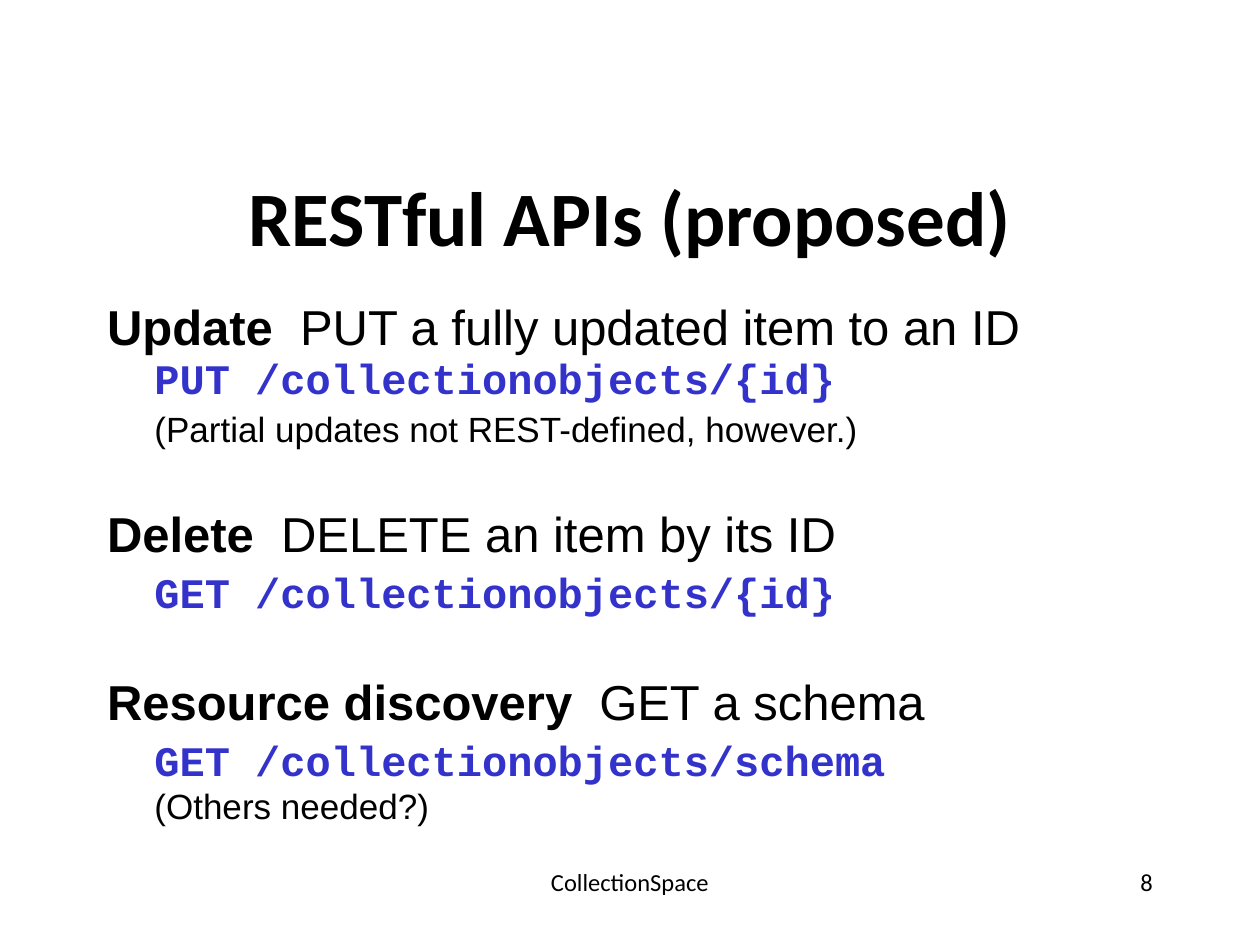
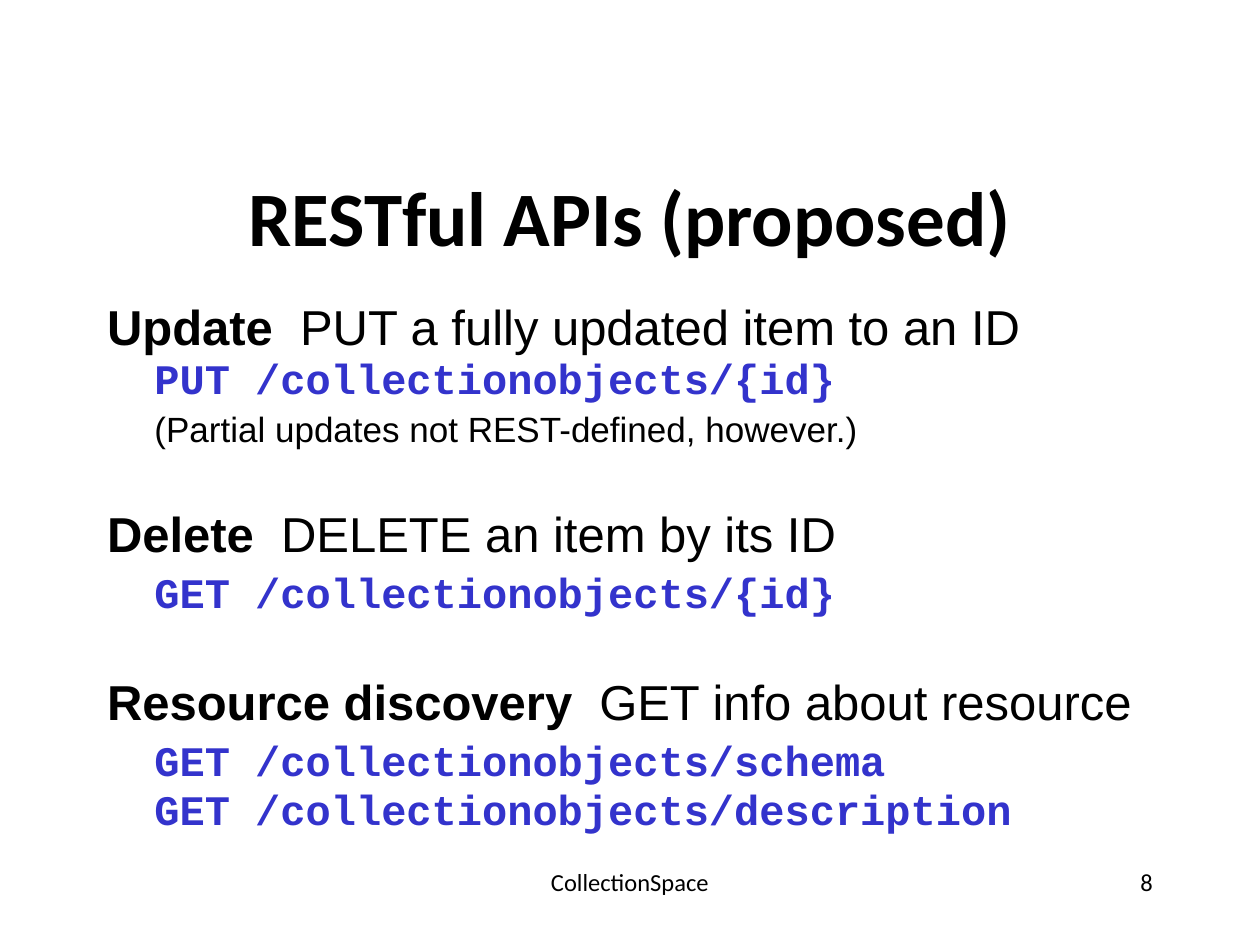
Before and after one commit to walkerart/services, a slide deck: slide 8 of docs/allteam-061409-toronto/Toronto_Services_REST_APIs.pptx. Drawn at 1260x945 pixels with LibreOffice and Linux fonts; fonts in the diff are those of the drawing; background and template pictures are left out. Boxes give left, top, right and bottom in pixels: in the first picture for what was removed or moved away, otherwise in the second. Text is boxed around its words. In the diff, an @@ line names an element or a change of style, - is before the commit and + after.

```diff
--- a/docs/allteam-061409-toronto/Toronto_Services_REST_APIs.pptx
+++ b/docs/allteam-061409-toronto/Toronto_Services_REST_APIs.pptx
@@ text at bbox=[107, 684, 1131, 834]: text changed; font Arial to Courier New; text colour #000000 to #3333CC @@
-Resource discovery GET a schema
-GET /collectionobjects/schema
-(Others needed?)
+Resource discovery GET info about resource
+GET /collectionobjects/schema
+GET /collectionobjects/description
```
Also in this commit, not shown: 2 other slides changed.
